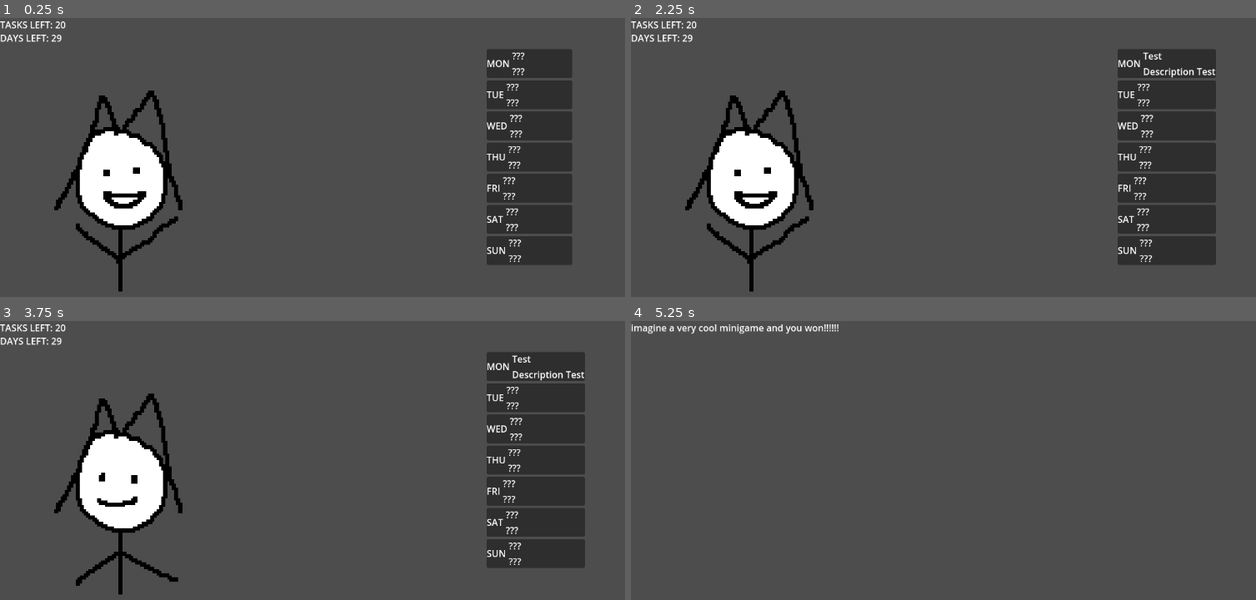
Above: before the commit, frames 1-4 (two rows, left to right).
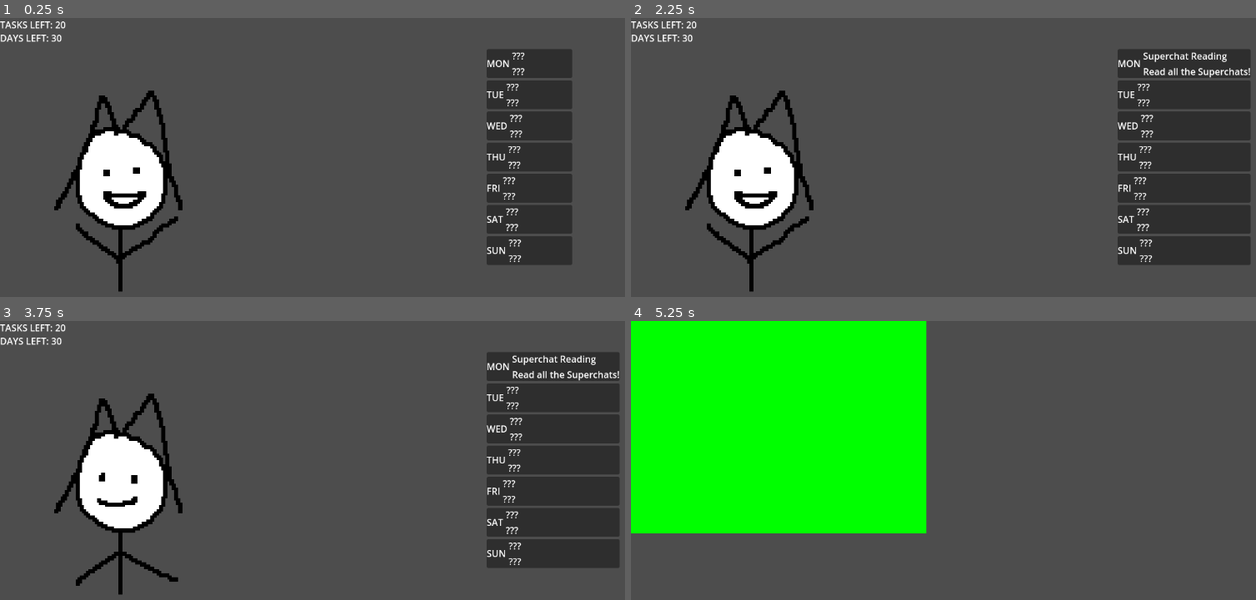
Above: after the commit, the same moments.

Repository: eeeeeeri/holojam-7
Game: Godot game, scene res://Scenes/Schedule/main.tscn
Two runs of this game, one before a commit and one after it. Both use one fixed random seed, a clock stepped at 60 frames per second and the inputs below.
Inputs (mouse positions are in pixels of both pictures, inside the frame that each line leads up to):
- Up to frame 1 (0.25 s): no input
- Up to frame 2 (2.25 s): move the mouse to (1112, 185) at 0.52 s; click (1112, 185) at 0.6 s; tap Enter at 1.25 s; move the mouse to (831, 224) at 1.27 s; click (831, 224) at 1.35 s; move the mouse to (1031, 124) at 2.02 s; click (1031, 124) at 2.1 s
- Up to frame 3 (3.75 s): move the mouse to (300, 583) at 2.77 s; click (300, 583) at 2.85 s; move the mouse to (531, 563) at 3.52 s; click (531, 563) at 3.6 s
- Up to frame 4 (5.25 s): tap Space at 4.25 s; move the mouse to (762, 452) at 4.27 s; click (762, 452) at 4.35 s; move the mouse to (999, 507) at 5.02 s; click (999, 507) at 5.1 s

The runs differ from the first frame. In frame 1, less than 0.1% of the frame differs, in the area x 8-10%, y 6-9%; in frame 2, 4.3%; in frame 3, 4.3%; in frame 4, 36%, in the area x 0-48%, y 0-77%.

Commit message:
feat: basic minigame

Diff:
--- /dev/null
+++ b/Scenes/Minigames/SuperchatReading/superchat_reading.tscn
@@ -0,0 +1,22 @@
+[gd_scene load_steps=3 format=3 uid="uid://cii6pkkh4uwrd"]
+
+[ext_resource type="Script" uid="uid://hf46e0e1jr46" path="res://Scripts/minigame.gd" id="1_3qr6b"]
+[ext_resource type="Script" uid="uid://bbifh4gfejvog" path="res://Scripts/sc_reading.gd" id="2_31min"]
+
+[node name="SuperchatReading" type="Node2D" node_paths=PackedStringArray("end_timer")]
+script = ExtResource("1_3qr6b")
+end_timer = NodePath("EndTimer")
+metadata/_custom_type_script = "uid://hf46e0e1jr46"
+
+[node name="Control" type="Node2D" parent="."]
+script = ExtResource("2_31min")
+
+[node name="ColorRect" type="ColorRect" parent="Control"]
+offset_right = 511.0
+offset_bottom = 368.0
+color = Color(1, 0, 0, 1)
+
+[node name="EndTimer" type="Timer" parent="."]
+wait_time = 2.0
+one_shot = true
+autostart = true
--- a/Scenes/Minigames/minigame.tscn
+++ b/Scenes/Minigames/minigame.tscn
@@ -1,18 +1,14 @@
 [gd_scene load_steps=2 format=3 uid="uid://bws7safjar52n"]
 
-[ext_resource type="Script" uid="uid://cvuf2ne13pdva" path="res://Scripts/minigame.gd" id="1_mhhjm"]
+[ext_resource type="Script" uid="uid://hf46e0e1jr46" path="res://Scripts/minigame.gd" id="1_mhhjm"]
 
-[node name="Minigame" type="Node2D"]
+[node name="Minigame" type="Node2D" node_paths=PackedStringArray("end_timer")]
 script = ExtResource("1_mhhjm")
+end_timer = NodePath("EndTimer")
 
 [node name="EndTimer" type="Timer" parent="."]
 wait_time = 2.0
 one_shot = true
 autostart = true
 
-[node name="Label" type="Label" parent="."]
-offset_right = 40.0
-offset_bottom = 23.0
-text = "imagine a very cool minigame and you won!!!!!!"
-
 [connection signal="timeout" from="EndTimer" to="." method="_on_end_timer_timeout"]
--- a/Scripts/globals.gd
+++ b/Scripts/globals.gd
@@ -3,12 +3,14 @@
 enum WeekDay {MON, TUE, WED, THU, FRI, SAT, SUN}
 
 var minigames = [
-	Minigame.minigame("res://Scenes/Minigames/minigame.tscn","Test","Description Test")
+	# Minigame.minigame("res://Scenes/Minigames/minigame.tscn","Test","Description Test"),
+	Minigame.minigame("res://Scenes/Minigames/SuperchatReading/superchat_reading.tscn","Superchat Reading","Read all the Superchats!"),
 ]
 
 var week_minigames = []
 
 var first_minigame := true
+var minigame_won := false
 var last_minigame_won := false
 var current_minigame : Minigame
 var tasks_left : int = 20
--- a/Scripts/main.gd
+++ b/Scripts/main.gd
@@ -10,6 +10,7 @@
 
 func _ready() -> void:
 
+	# Kronii Reaction
 	if Globals.first_minigame:
 		live_kroners_reaction.animation = "default"
 	else:
@@ -18,23 +19,30 @@
 		else:
 			live_kroners_reaction.animation = "angry"
 
-	if Globals.last_minigame_won:
-		Globals.tasks_left -= 1
-	Globals.days_left -= 1
+	# Update days and tasks left
+	if !Globals.first_minigame:
+		if Globals.last_minigame_won:
+			Globals.tasks_left -= 1
+		Globals.days_left -= 1
 
 	tasks_left.text = "TASKS LEFT: " + str(Globals.tasks_left)
 	days_left.text = "DAYS LEFT: " + str(Globals.days_left)
 
+	# Update schedule
 	for i in range(Globals.week_minigames.size()):
 		schedule.get_child(i).minigame = Globals.week_minigames[i]
 
 
 func _on_reaction_timeout() -> void:
 
+	# Reset Kronii animation
 	live_kroners_reaction.animation = "default"
+
+	# Pick random minigame
 	if Globals.first_minigame: Globals.first_minigame = false
 	Globals.current_minigame = Globals.minigames.pick_random()
 
+	# Add minigame to schedule
 	Globals.week_minigames.append(Globals.current_minigame)
 	schedule.get_child(Globals.today).minigame = Globals.current_minigame
 
--- a/Scripts/minigame.gd
+++ b/Scripts/minigame.gd
@@ -1,18 +1,27 @@
-extends Node2D
+class_name Minigame extends Node2D
 
-var won := true
+var scene_file: String
+var title: String
+var description: String
+var played: bool
 
+@export var end_timer : Timer
 
-func _on_end_timer_timeout() -> void:
-	if won:
-		Globals.last_minigame_won = true
-	else:
-		Globals.last_minigame_won = false
+static func minigame(new_scene_file: String, new_title: String, new_description: String) -> Minigame:
+	var new_minigame := Minigame.new()
+	new_minigame.scene_file = new_scene_file
+	new_minigame.title = new_title
+	new_minigame.description = new_description
+	return new_minigame
 
-	if Globals.today == Globals.WeekDay.SUN:
-		Globals.today = Globals.WeekDay.MON
-		Globals.week_minigames.clear()
-	else:
-		Globals.today += 1
+func _process(delta: float) -> void:
+	if end_timer.time_left <= 0:
 
-	get_tree().change_scene_to_file("res://Scenes/Schedule/main.tscn")
+		# Progress the week
+		if Globals.today == Globals.WeekDay.SUN:
+			Globals.today = Globals.WeekDay.MON
+			Globals.week_minigames.clear()
+		else:
+			Globals.today += 1
+
+		get_tree().change_scene_to_file("res://Scenes/Schedule/main.tscn")
--- a/Scripts/minigame_class.gd
+++ /dev/null
@@ -1,14 +0,0 @@
-class_name Minigame extends Node2D
-
-var scene_file: String
-var title: String
-var description: String
-var won: bool
-var played: bool
-
-static func minigame(scene_file: String, title: String, description: String) -> Minigame:
-	var new_minigame := Minigame.new()
-	new_minigame.scene_file = scene_file
-	new_minigame.title = title
-	new_minigame.description = description
-	return new_minigame
--- /dev/null
+++ b/Scripts/sc_reading.gd
@@ -0,0 +1,8 @@
+extends Node2D
+
+@onready var color_rect: ColorRect = $ColorRect
+
+func _process(delta: float) -> void:
+	if Input.is_action_just_pressed("left_mouse"):
+		color_rect.color = Color.GREEN
+		Globals.last_minigame_won = true
--- a/project.godot
+++ b/project.godot
@@ -23,6 +23,19 @@
 
 project/assembly_name="holojam7"
 
+[input]
+
+left_mouse={
+"deadzone": 0.2,
+"events": [Object(InputEventMouseButton,"resource_local_to_scene":false,"resource_name":"","device":-1,"window_id":0,"alt_pressed":false,"shift_pressed":false,"ctrl_pressed":false,"meta_pressed":false,"button_mask":0,"position":Vector2(0, 0),"global_position":Vector2(0, 0),"factor":1.0,"button_index":1,"canceled":false,"pressed":false,"double_click":false,"script":null)
+]
+}
+right_mouse={
+"deadzone": 0.2,
+"events": [Object(InputEventMouseButton,"resource_local_to_scene":false,"resource_name":"","device":-1,"window_id":0,"alt_pressed":false,"shift_pressed":false,"ctrl_pressed":false,"meta_pressed":false,"button_mask":0,"position":Vector2(0, 0),"global_position":Vector2(0, 0),"factor":1.0,"button_index":2,"canceled":false,"pressed":false,"double_click":false,"script":null)
+]
+}
+
 [rendering]
 
 textures/canvas_textures/default_texture_filter=0
Not shown, changed: Scripts/minigame.gd.uid
Not shown, removed: Scripts/minigame_class.gd.uid
Not shown, added: Scripts/sc_reading.gd.uid
